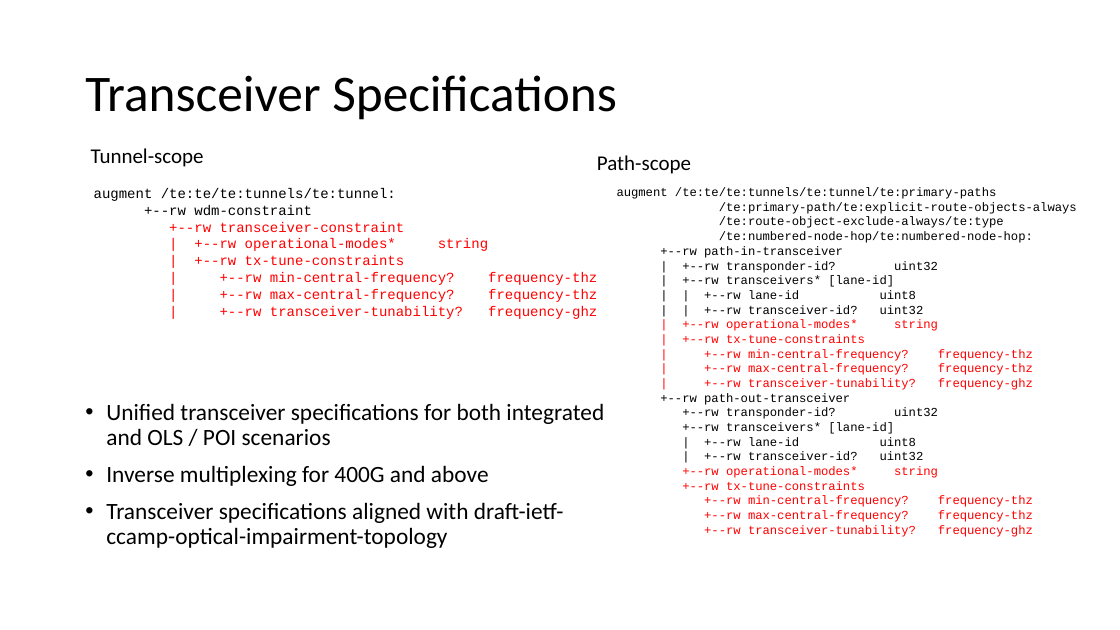
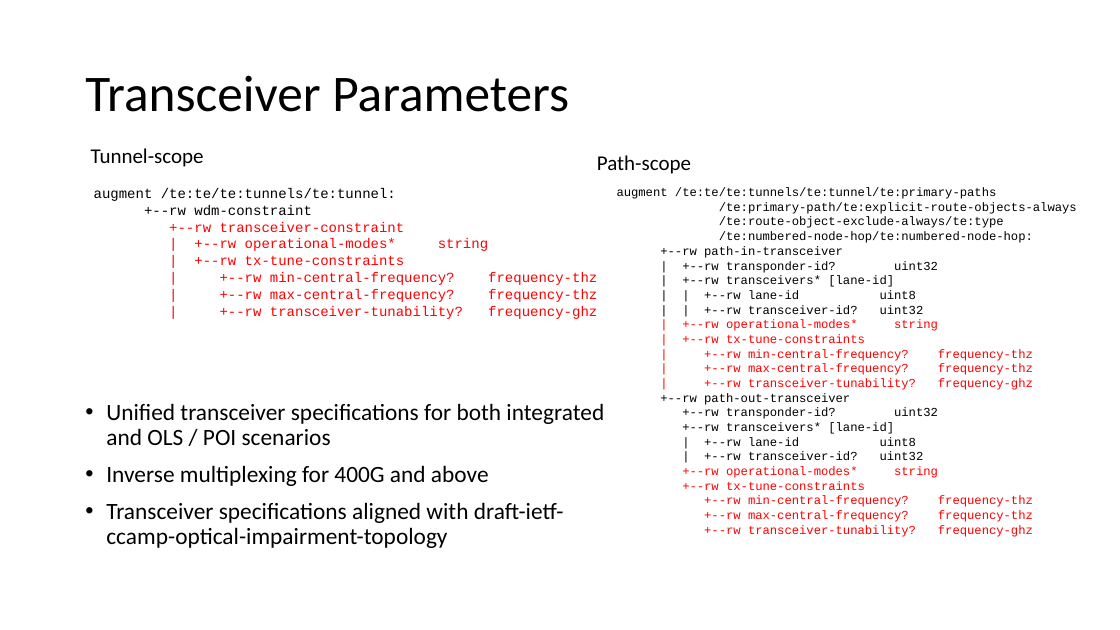
Before and after one commit to aguoietf/merged-ietf-ccamp-wdm-tunnel-yang, a slide deck: slide 5 of meeting-materials/draft-bgk-merged-wdm-tunnel-yang-ietf-118.pptx. Drawn at 1120x630 pixels with LibreOffice and Linux fonts; fonts in the diff are those of the drawing. Boxes give left, top, right and bottom in pixels: in the first picture for what was removed or moved away, otherwise in the second. Text is boxed around its words. In the diff, an @@ line names an element or a change of style, - is before the commit and + after.

```diff
--- a/meeting-materials/draft-bgk-merged-wdm-tunnel-yang-ietf-118.pptx
+++ b/meeting-materials/draft-bgk-merged-wdm-tunnel-yang-ietf-118.pptx
@@ title at (x1=85, y1=75, x2=569, y2=112): text changed @@
-Transceiver Specifications
+Transceiver Parameters
```
Also in this commit, not shown: 4 other slides changed, 2 slides removed.
